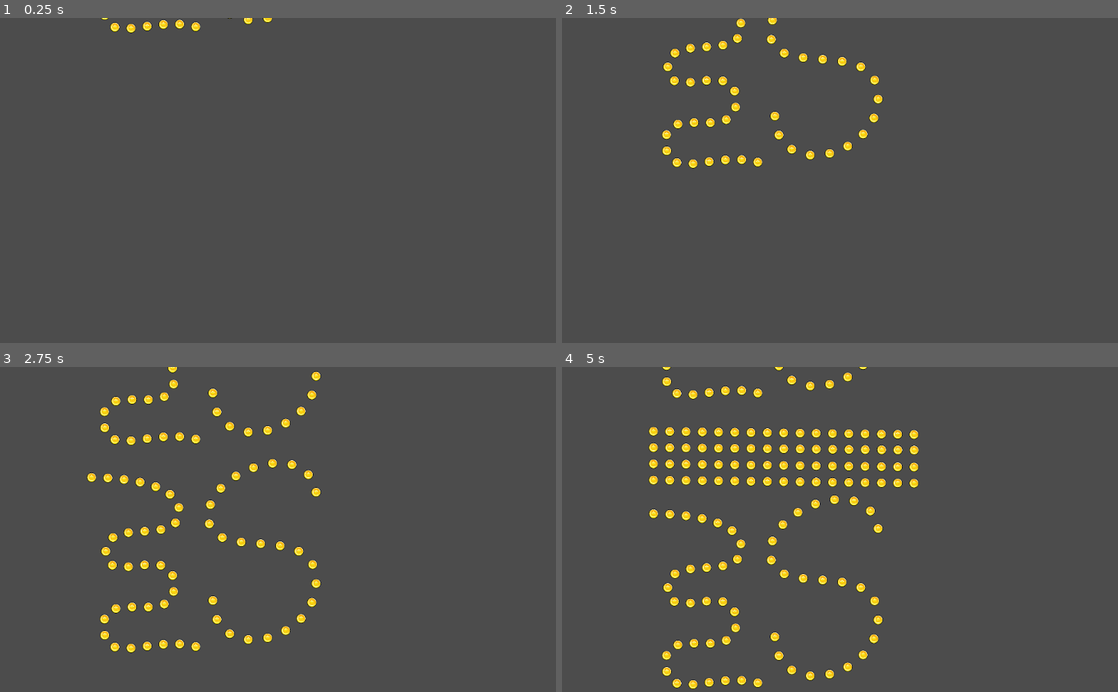
Above: before the commit, frames 1-4 (two rows, left to right).
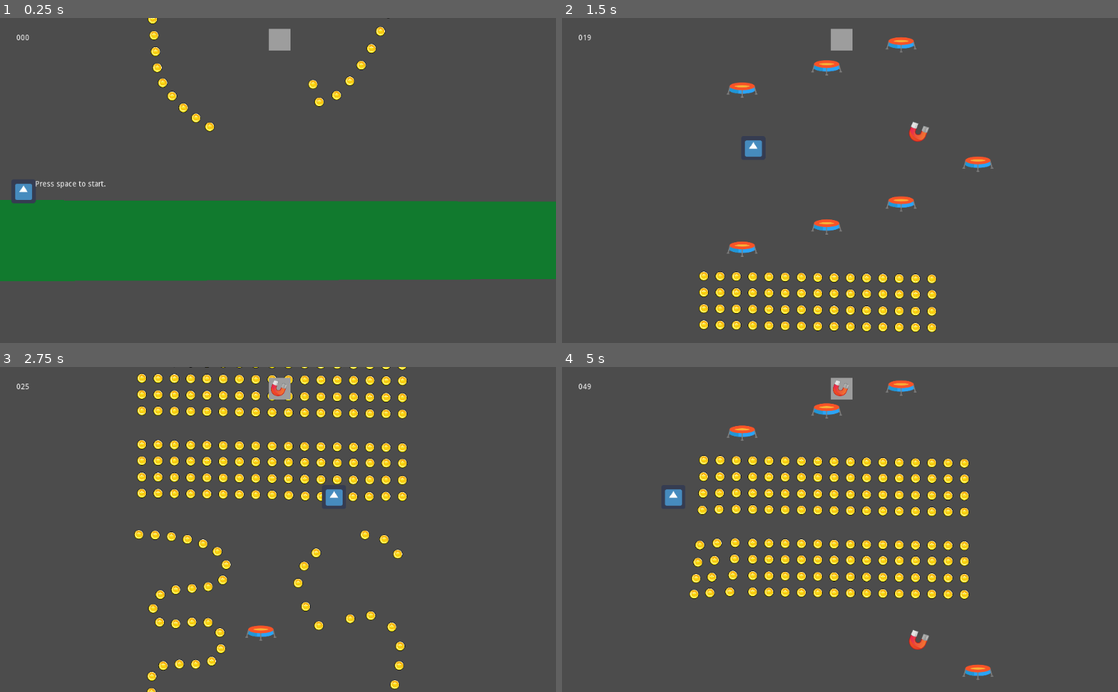
Above: after the commit, the same moments.

Repository: t-karcher/Mega_Jump
Game: Godot game, scene res://World.tscn
Two runs of this game, one before a commit and one after it. Both use one fixed random seed, a clock stepped at 60 frames per second and the inputs below. The engine's default icon, where the game draws it, is replaced by a stand-in: a white triangle on a blue panel in a dark square.
Inputs (mouse positions are in pixels of both pictures, inside the frame that each line leads up to):
- Up to frame 1 (0.25 s): no input
- Up to frame 2 (1.5 s): tap Space (ui_select) at 0.5, 1.35 s; move the mouse to (962, 164) at 0.52 s; hold Space (ui_select) 0.53-1.28 s; move the mouse to (728, 196) at 1.27 s
- Up to frame 3 (2.75 s): tap Space (ui_select) at 1.52, 1.82 s; move the mouse to (333, 458) at 2.02 s; hold Space (ui_select) from 2.03 s (still down)
- Up to frame 4 (5 s): move the mouse to (812, 594) at 2.77 s; release Space (ui_select) at 2.78 s; tap Space (ui_select) at 2.85, 3.02, 3.32, 4.35, 4.52, 4.82 s; move the mouse to (1006, 578) at 3.52 s; hold Space (ui_select) 3.53-4.28 s; move the mouse to (673, 480) at 4.27 s

The runs differ from the first frame. In frame 1, 26% of the frame differs, in the area x 0-100%, y 0-81%; in frame 2, 5.8%; in frame 3, 9.8%; in frame 4, 11%.

Commit message:
first playable prototype

Diff:
--- /dev/null
+++ b/HUD.gd
@@ -0,0 +1,20 @@
+extends CanvasLayer
+
+onready var coin_coint_label = $CoinCountLabel
+onready var world = get_parent()
+onready var powerups = {
+	"Magnet": $PowerUps/Magnet
+	# add more powerups here
+}
+
+func _ready():
+	world.connect("coins_updated",self,"_on_coins_updated")
+	world.connect("powerup_changed",self,"_on_powerup_changed")
+
+func _on_coins_updated(new_value):
+	coin_coint_label.text = str(new_value).pad_zeros(3)
+
+func _on_powerup_changed(new_powerup):
+	var powerup_keys = powerups.keys()
+	for powerup in powerup_keys:
+		powerups[powerup].visible = (powerup == new_powerup)
--- /dev/null
+++ b/Player.gd
@@ -0,0 +1,41 @@
+extends KinematicBody2D
+
+const GRAVITY = 40
+var speed: Vector2 = Vector2.ZERO
+
+onready var world : Node2D = get_parent()
+onready var magnetic_field : CollisionShape2D = $MagneticField/CollisionShape2D
+
+func _ready():
+	# magnetic field is disabled by default
+	magnetic_field.disabled = true
+	world.connect("powerup_changed",self,"_on_powerup_changed")
+
+func _process(delta):
+	var target_x: float = get_global_mouse_position().x
+	if abs(target_x - position.x) > 1:
+		speed.x = clamp((target_x - position.x) / 6, -50, 50)
+	speed.y += GRAVITY * delta
+	position += speed
+	if position.y > 20: position.y = 20
+
+func react_to_coin(coin_type):
+	speed.y = -20
+	world.coin_count += 1
+
+func react_to_trampoline():
+	if speed.y >= 0:
+		speed.y = -20
+
+func react_to_magnet():
+	world.active_powerup = "Magnet"
+
+func _on_powerup_changed(new_powerup):
+	if new_powerup == "Magnet":
+		magnetic_field.set_deferred("disabled", false)
+	else:
+		magnetic_field.set_deferred("disabled", true)
+
+func _input(event):
+	if event.is_action_pressed("ui_select"):
+		speed.y = -20
--- /dev/null
+++ b/Player.tscn
@@ -0,0 +1,39 @@
+[gd_scene load_steps=5 format=2]
+
+[ext_resource path="res://Player.gd" type="Script" id=1]
+[ext_resource path="res://icon.png" type="Texture" id=2]
+
+[sub_resource type="RectangleShape2D" id=1]
+extents = Vector2( 21.319, 21.2373 )
+
+[sub_resource type="CircleShape2D" id=2]
+radius = 111.76
+
+[node name="Player" type="KinematicBody2D"]
+script = ExtResource( 1 )
+__meta__ = {
+"_edit_group_": true
+}
+
+[node name="MainCamera" type="Camera2D" parent="."]
+current = true
+drag_margin_h_enabled = true
+drag_margin_v_enabled = true
+drag_margin_left = 1.0
+drag_margin_right = 1.0
+drag_margin_bottom = 1.0
+
+[node name="icon" type="Sprite" parent="."]
+scale = Vector2( 0.7, 0.7 )
+texture = ExtResource( 2 )
+__meta__ = {
+"_editor_description_": "	"
+}
+
+[node name="PlayerCollider" type="CollisionShape2D" parent="."]
+shape = SubResource( 1 )
+
+[node name="MagneticField" type="Area2D" parent="."]
+
+[node name="CollisionShape2D" type="CollisionShape2D" parent="MagneticField"]
+shape = SubResource( 2 )
--- /dev/null
+++ b/Segments/CoinChain/Coin/Coin.gd
@@ -0,0 +1,27 @@
+extends Area2D
+
+var coin_type: String = "Gold" setget set_coin_type
+var attractor: Area2D
+var velocity := Vector2.ZERO
+
+func _on_Coin_body_entered(body):
+	if body.has_method("react_to_coin"):
+		body.react_to_coin(coin_type)
+		queue_free()
+
+func set_coin_type(new_value):
+	# TODO: Implement different coin types
+	pass
+
+func _on_Coin_area_entered(area):
+	if area.name == "MagneticField":
+		attractor = area
+
+func _on_Coin_area_exited(area):
+	if area.name == "MagneticField":
+		attractor = null
+
+func _process(delta):
+	if is_instance_valid(attractor):
+		velocity += global_position.direction_to(attractor.global_position).normalized() * 8 * delta
+	position += velocity
--- a/Segments/CoinChain/Coin/Coin.tscn
+++ b/Segments/CoinChain/Coin/Coin.tscn
@@ -1,11 +1,13 @@
-[gd_scene load_steps=3 format=2]
+[gd_scene load_steps=4 format=2]
 
 [ext_resource path="res://Segments/CoinChain/Coin/gold_coin_round_star_1.png" type="Texture" id=1]
+[ext_resource path="res://Segments/CoinChain/Coin/Coin.gd" type="Script" id=2]
 
 [sub_resource type="CircleShape2D" id=1]
 radius = 8.0
 
 [node name="Coin" type="Area2D"]
+script = ExtResource( 2 )
 
 [node name="CoinImage" type="Sprite" parent="."]
 scale = Vector2( 0.4, 0.4 )
@@ -13,3 +15,6 @@
 
 [node name="CollisionShape2D" type="CollisionShape2D" parent="."]
 shape = SubResource( 1 )
+[connection signal="area_entered" from="." to="." method="_on_Coin_area_entered"]
+[connection signal="area_exited" from="." to="." method="_on_Coin_area_exited"]
+[connection signal="body_entered" from="." to="." method="_on_Coin_body_entered"]
--- a/Segments/CurlyChains.tscn
+++ b/Segments/CurlyChains.tscn
@@ -1,31 +1,40 @@
-[gd_scene load_steps=5 format=2]
+[gd_scene load_steps=7 format=2]
 
 [ext_resource path="res://Segments/CoinChain/CoinChain.tscn" type="PackedScene" id=1]
 [ext_resource path="res://Segments/Segment.gd" type="Script" id=2]
+[ext_resource path="res://Segments/Trampoline/Trampoline.tscn" type="PackedScene" id=3]
+[ext_resource path="res://Segments/Magnet/Magnet.tscn" type="PackedScene" id=4]
 
 [sub_resource type="Curve2D" id=1]
 resource_local_to_scene = true
 _data = {
-"points": PoolVector2Array( 0, 0, 0, 0, 0.345978, 28.077, 7. …(193 unchanged characters)… 61, 4.75681, 80.8661, 22.7781, 306.352, -91.1574, -46.1664, 91.1574, 46.1664, 219.16, 350.352 )
+"points": PoolVector2Array( 0, 0, 0, 0, 0.345978, 28.077, 7. …(193 unchanged characters)… 61, 4.75681, 80.8661, 22.7781, 306.352, 0, 0, 0, 0, 35.391, 448.602, -91.1574, -46.1664, 91.1574, 46.1664, 145.7, 556.082 )
 }
 
 [sub_resource type="Curve2D" id=2]
 resource_local_to_scene = true
 _data = {
-"points": PoolVector2Array( -2.37842, -121.299, 2.37842, 121.299, 40.0641, -8.32439, 2.37849, 114.164, -2.37849, -114.164, 230.337, -45.1898, 3.56764, 89.1907, -3.56764, -89.1907, 31.7397, -161.732, -1.96682, -124.654, 1.96682, 124.654, 231.527, -193.841 )
+"points": PoolVector2Array( -2.37842, -121.299, 2.37842, 121.299, 69.49, 182.233, 2.37849, 114.164, -2.37849, -114.164, 230.337, -45.1898, 0, 0, 0, 0, 121.815, -98.6239, 3.56764, 89.1907, -3.56764, -89.1907, 31.7397, -161.732, -1.96682, -124.654, 1.96682, 124.654, 231.527, -193.841 )
 }
 
 [node name="Segment" type="Node2D"]
 script = ExtResource( 2 )
 
 [node name="CoinChain" parent="." instance=ExtResource( 1 )]
+position = Vector2( 5.65686, 14.1421 )
 curve = SubResource( 1 )
 
 [node name="CoinChain2" parent="." instance=ExtResource( 1 )]
-position = Vector2( 183.69, 263.54 )
+position = Vector2( 257.229, 301.724 )
 curve = SubResource( 2 )
 coin_interval = 36
 coin_type = "Ruby"
 
 [node name="LowerRightCorner" type="Position2D" parent="."]
-position = Vector2( 442.385, 382.925 )
+position = Vector2( 524.409, 661.526 )
+
+[node name="Trampoline" parent="." instance=ExtResource( 3 )]
+position = Vector2( 230.552, 224.313 )
+
+[node name="Magnet" parent="." instance=ExtResource( 4 )]
+position = Vector2( 381.873, 315.666 )
--- /dev/null
+++ b/Segments/Magnet/Magnet.gd
@@ -0,0 +1,6 @@
+extends Area2D
+
+func _on_Magnet_body_entered(body):
+	if body.has_method("react_to_magnet"):
+		body.react_to_magnet()
+		queue_free()
--- /dev/null
+++ b/Segments/Magnet/Magnet.tscn
@@ -0,0 +1,19 @@
+[gd_scene load_steps=4 format=2]
+
+[ext_resource path="res://Segments/Magnet/magnet.png" type="Texture" id=1]
+[ext_resource path="res://Segments/Magnet/Magnet.gd" type="Script" id=2]
+
+[sub_resource type="CircleShape2D" id=1]
+radius = 17.5023
+
+[node name="Magnet" type="Area2D"]
+script = ExtResource( 2 )
+
+[node name="MagnetImage" type="Sprite" parent="."]
+scale = Vector2( 0.359185, 0.359185 )
+texture = ExtResource( 1 )
+
+[node name="CollisionShape2D" type="CollisionShape2D" parent="."]
+position = Vector2( -1.68369, 0.561234 )
+shape = SubResource( 1 )
+[connection signal="body_entered" from="." to="." method="_on_Magnet_body_entered"]
--- a/Segments/Segment.gd
+++ b/Segments/Segment.gd
@@ -2,3 +2,4 @@
 class_name CoinSegment
 
 onready var segment_height: float = $LowerRightCorner.position.y
+onready var segment_left: float = -$LowerRightCorner.position.x / 2
--- /dev/null
+++ b/Segments/Trampoline/Trampoline.gd
@@ -0,0 +1,5 @@
+extends Area2D
+
+func _on_Trampoline_body_entered(body):
+	if body.has_method("react_to_trampoline"):
+		body.react_to_trampoline()
--- /dev/null
+++ b/Segments/Trampoline/Trampoline.tscn
@@ -0,0 +1,21 @@
+[gd_scene load_steps=4 format=2]
+
+[ext_resource path="res://Segments/Trampoline/Trampoline.gd" type="Script" id=1]
+[ext_resource path="res://Segments/Trampoline/trampoline.png" type="Texture" id=2]
+
+[sub_resource type="CapsuleShape2D" id=1]
+radius = 8.41678
+height = 28.021
+
+[node name="Trampoline" type="Area2D"]
+script = ExtResource( 1 )
+
+[node name="TrampolineImage" type="Sprite" parent="."]
+scale = Vector2( 0.447573, 0.447573 )
+texture = ExtResource( 2 )
+
+[node name="CollisionShape2D" type="CollisionShape2D" parent="."]
+position = Vector2( 0.561234, -3.36739 )
+rotation = 1.5708
+shape = SubResource( 1 )
+[connection signal="body_entered" from="." to="." method="_on_Trampoline_body_entered"]
--- /dev/null
+++ b/Segments/Trampolins.tscn
@@ -0,0 +1,26 @@
+[gd_scene load_steps=4 format=2]
+
+[ext_resource path="res://Segments/Segment.gd" type="Script" id=2]
+[ext_resource path="res://Segments/Trampoline/Trampoline.tscn" type="PackedScene" id=3]
+[ext_resource path="res://Segments/Magnet/Magnet.tscn" type="PackedScene" id=4]
+
+[node name="Segment" type="Node2D"]
+script = ExtResource( 2 )
+
+[node name="LowerRightCorner" type="Position2D" parent="."]
+position = Vector2( 609.262, 293.831 )
+
+[node name="Trampoline" parent="." instance=ExtResource( 3 )]
+position = Vector2( 558.65, 115.419 )
+
+[node name="Trampoline2" parent="." instance=ExtResource( 3 )]
+position = Vector2( 417.228, 188.958 )
+
+[node name="Trampoline4" parent="." instance=ExtResource( 3 )]
+position = Vector2( 280.049, 231.384 )
+
+[node name="Trampoline3" parent="." instance=ExtResource( 3 )]
+position = Vector2( 124.486, 272.396 )
+
+[node name="Magnet" parent="." instance=ExtResource( 4 )]
+position = Vector2( 449.755, 55.4507 )
--- a/World.gd
+++ b/World.gd
@@ -1,28 +1,47 @@
 extends Node2D
 
-var speed = 200
+signal powerup_changed (new_powerup)
+signal coins_updated (new_value)
+
+onready var powerup_timer = $PowerUpTimer
+
+var current_level_height : float = 0
+var coin_count : int = 0 setget set_coin_count
+var active_powerup : String = "" setget set_active_powerup
 
 var segments = [
 	preload("res://Segments/CurlyChains.tscn"),
-	preload("res://Segments/FilledRect.tscn")
+	preload("res://Segments/FilledRect.tscn"),
+	preload("res://Segments/Trampolins.tscn")
 	#TODO: Add more segments here
 ]
 
 func _ready():
 	randomize()
-	init_level()
 
-func _process(delta):
-	# fly through the generated level
-	# (for demo / visualization only)
-	$Player.position.y -= speed * delta
+func set_coin_count(new_value):
+	coin_count = new_value
+	emit_signal("coins_updated", coin_count)
 
-func init_level():
-	var s:CoinSegment
-	var s_offset:float = 0
-	# stack 20 random segments
-	for _i in range (20):
-		s = segments[randi() % segments.size()].instance()
-		$Level.add_child(s)
-		s_offset -= s.segment_height
-		s.position.y = s_offset
+func set_active_powerup(new_value):
+	active_powerup = new_value
+	emit_signal("powerup_changed", new_value)
+	powerup_timer.start()
+
+func _process(_delta):
+	# delete segments below player
+	for s in $Level.get_children():
+		if s.position.y > $Player.position.y + 400:
+			s.queue_free()
+	# make sure there're enough segments prepared above
+	while current_level_height > $Player.position.y - 400:
+		add_segment()
+
+func add_segment():
+	var s:CoinSegment = segments[randi() % segments.size()].instance()
+	$Level.add_child(s)
+	current_level_height -= s.segment_height
+	s.position = Vector2(s.segment_left, current_level_height)
+
+func _on_PowerUpTimer_timeout():
+	set_active_powerup("")
--- a/World.tscn
+++ b/World.tscn
@@ -1,17 +1,60 @@
-[gd_scene load_steps=2 format=2]
+[gd_scene load_steps=5 format=2]
 
 [ext_resource path="res://World.gd" type="Script" id=1]
+[ext_resource path="res://Player.tscn" type="PackedScene" id=2]
+[ext_resource path="res://HUD.gd" type="Script" id=4]
+[ext_resource path="res://Segments/Magnet/magnet.png" type="Texture" id=5]
 
 [node name="World" type="Node2D"]
 script = ExtResource( 1 )
 
 [node name="Level" type="Node2D" parent="."]
 
-[node name="Player" type="Node2D" parent="."]
-position = Vector2( 343.681, 291.356 )
+[node name="Ground" type="Polygon2D" parent="Level"]
+color = Color( 0.0705882, 0.482353, 0.184314, 1 )
+polygon = PoolVector2Array( 513.395, 39.0022, 514.809, 181.838, -514.738, 186.08, -513.324, 36.1738 )
+
+[node name="PressSpaceToStart" type="Label" parent="Level/Ground"]
+margin_left = -447.0
+margin_right = -296.0
+margin_bottom = 14.0
+text = "Press space to start."
 __meta__ = {
-"_edit_group_": true
+"_edit_use_anchors_": false
 }
 
-[node name="Camera2D" type="Camera2D" parent="Player"]
-current = true
+[node name="PowerUpTimer" type="Timer" parent="."]
+wait_time = 10.0
+one_shot = true
+
+[node name="Player" parent="." instance=ExtResource( 2 )]
+
+[node name="HUD" type="CanvasLayer" parent="."]
+script = ExtResource( 4 )
+
+[node name="CoinCountLabel" type="Label" parent="HUD"]
+margin_left = 29.6985
+margin_top = 29.6985
+margin_right = 69.6985
+margin_bottom = 43.6985
+text = "000"
+__meta__ = {
+"_edit_use_anchors_": false
+}
+
+[node name="PowerUps" type="ColorRect" parent="HUD"]
+margin_left = 494.975
+margin_top = 19.799
+margin_right = 534.975
+margin_bottom = 59.799
+color = Color( 0.619608, 0.619608, 0.619608, 1 )
+__meta__ = {
+"_edit_use_anchors_": false
+}
+
+[node name="Magnet" type="Sprite" parent="HUD/PowerUps"]
+visible = false
+scale = Vector2( 0.292893, 0.292893 )
+texture = ExtResource( 5 )
+centered = false
+[connection signal="timeout" from="PowerUpTimer" to="." method="_on_PowerUpTimer_timeout"]
--- a/project.godot
+++ b/project.godot
@@ -24,6 +24,10 @@
 run/main_scene="res://World.tscn"
 config/icon="res://icon.png"
 
+[memory]
+
+limits/message_queue/max_size_kb=4096
+
 [rendering]
 
 environment/default_environment="res://default_env.tres"
Binary file added: Segments/Magnet/magnet.png
Not shown, added: Segments/Magnet/magnet.png.import
Binary file added: Segments/Trampoline/trampoline.png
Not shown, added: Segments/Trampoline/trampoline.png.import
